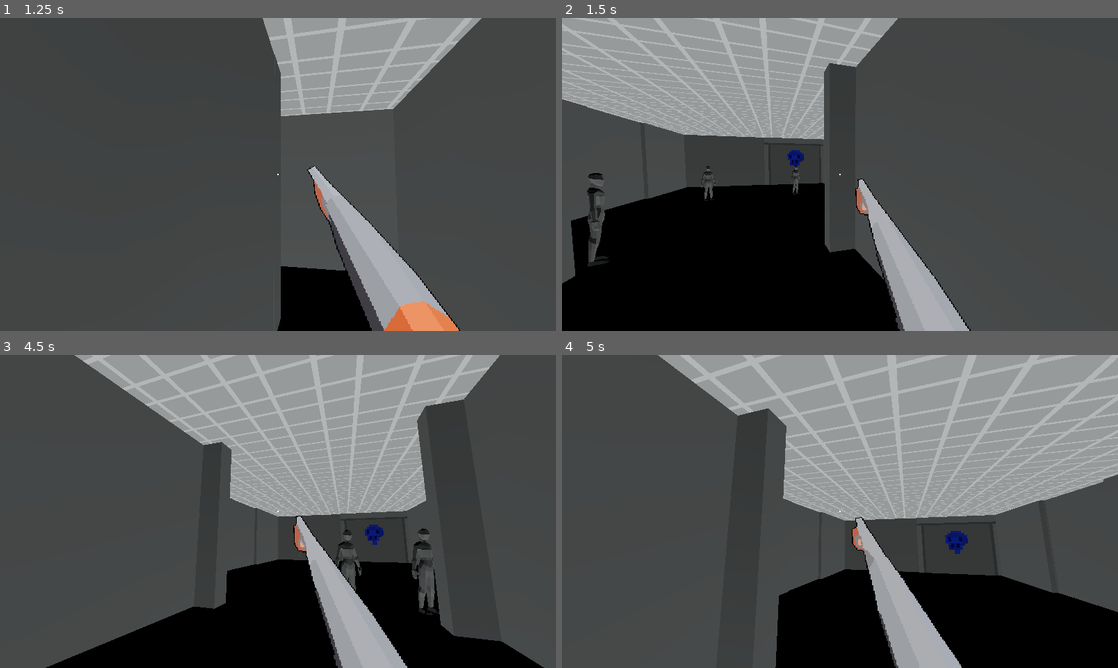
Above: before the commit, frames 1-4 (two rows, left to right).
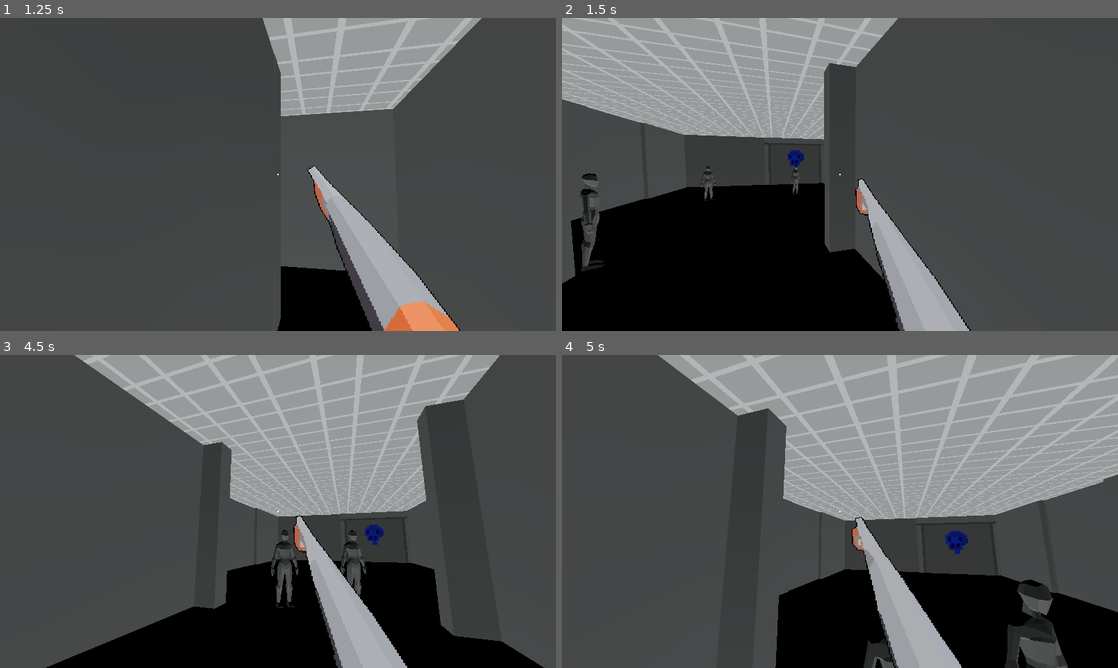
Above: after the commit, the same moments.

Repository: Rain-Gayming/zomboid-like
Game: Godot game, scene res://world/levels/level_3.tscn
The game is run twice, just before and just after one commit, with the same random seed, the same clock (stepped at 60 frames per second) and the same inputs.
Inputs (mouse positions are in pixels of both pictures, inside the frame that each line leads up to):
- Up to frame 1 (1.25 s): move the mouse to (305, 174) at 0.52 s; hold W (movement_forward) from 0.53 s (still down); click (305, 174) at 0.6 s; tap Space (movement_jump) at 0.77 s
- Up to frame 2 (1.5 s): keep holding W (movement_forward); move the mouse to (812, 174) at 1.27 s; click (812, 174) at 1.35 s
- Up to frame 3 (4.5 s): keep holding W (movement_forward); tap Space (movement_jump) at 1.52, 3.02, 3.77 s; move the mouse to (289, 505) at 2.02 s; click (289, 505) at 2.1 s; tap Enter at 2.75 s; move the mouse to (272, 517) at 2.77 s; click (272, 517) at 2.85 s; move the mouse to (316, 514) at 3.52 s; click (316, 514) at 3.6 s; move the mouse to (233, 508) at 4.27 s; click (233, 508) at 4.35 s
- Up to frame 4 (5 s): keep holding W (movement_forward); tap Space (movement_jump) at 4.52 s

Frame 1 is identical in both runs. In frame 2, 0.7% of the frame differs, in the area x 3-9%, y 49-81%; in frame 3, 1.3%; in frame 4, 2.2%, in the area x 54-91%, y 71-100%.

Commit message:
ai will now stay a distance away from their target

Diff:
--- a/entities/scripts/enemy_manager.gd
+++ b/entities/scripts/enemy_manager.gd
@@ -35,6 +35,12 @@
 
 		velocity = new_velocty
 
+		var distance_to_target = position.distance_to(target)
+		var rand_distance = randf_range(0.5, 3)
+
+		if distance_to_target <= rand_distance:
+			target = Vector3.ZERO
+
 		move_and_slide()
 
 func return_tag():
@@ -48,16 +54,17 @@
 		SignalManager.emit_update_tag(tag)
 
 
-func heard_sound(position_from: Vector3, loudness: float, name: String):
+func heard_sound(position_from: Vector3, loudness: float, sound_name: String):
 	var distance = position_from.distance_to(position)
 	if target == Vector3.ZERO or last_sound_heard == name or loudness > last_sound_loudness:
 		if distance <= loudness:
 			target = position_from
 			agent.set_target_position(position_from)
 
-			last_sound_heard = name
+			last_sound_heard = sound_name
 			last_sound_loudness = loudness
 
 
 func can_see(area: Area3D) -> void:
-	pass # Replace with function body.
+	if area.has_method("add_tag"):
+		target = area.position
--- a/entities/test_entity.tscn
+++ b/entities/test_entity.tscn
@@ -6,7 +6,7 @@
 [ext_resource type="ArrayMesh" uid="uid://cv512x11wg0m4" path="res://entities/graphics/humanoid_mesh.obj" id="4_ce1jg"]
 
 [sub_resource type="CapsuleShape3D" id="CapsuleShape3D_uw577"]
-radius = 0.80583
+radius = 0.511963
 height = 3.64708
 
 [sub_resource type="ShaderMaterial" id="ShaderMaterial_m1fds"]
@@ -33,6 +33,7 @@
 move_speed = 5.0
 
 [node name="CollisionShape3D" type="CollisionShape3D" parent="."]
+transform = Transform3D(1, -3.84397e-16, 0, -3.84362e-16, 1, 0, 0, 0, 1, -2.08057e-08, 0, 0.0669124)
 shape = SubResource("CapsuleShape3D_uw577")
 
 [node name="HumanoidMesh" type="MeshInstance3D" parent="."]
